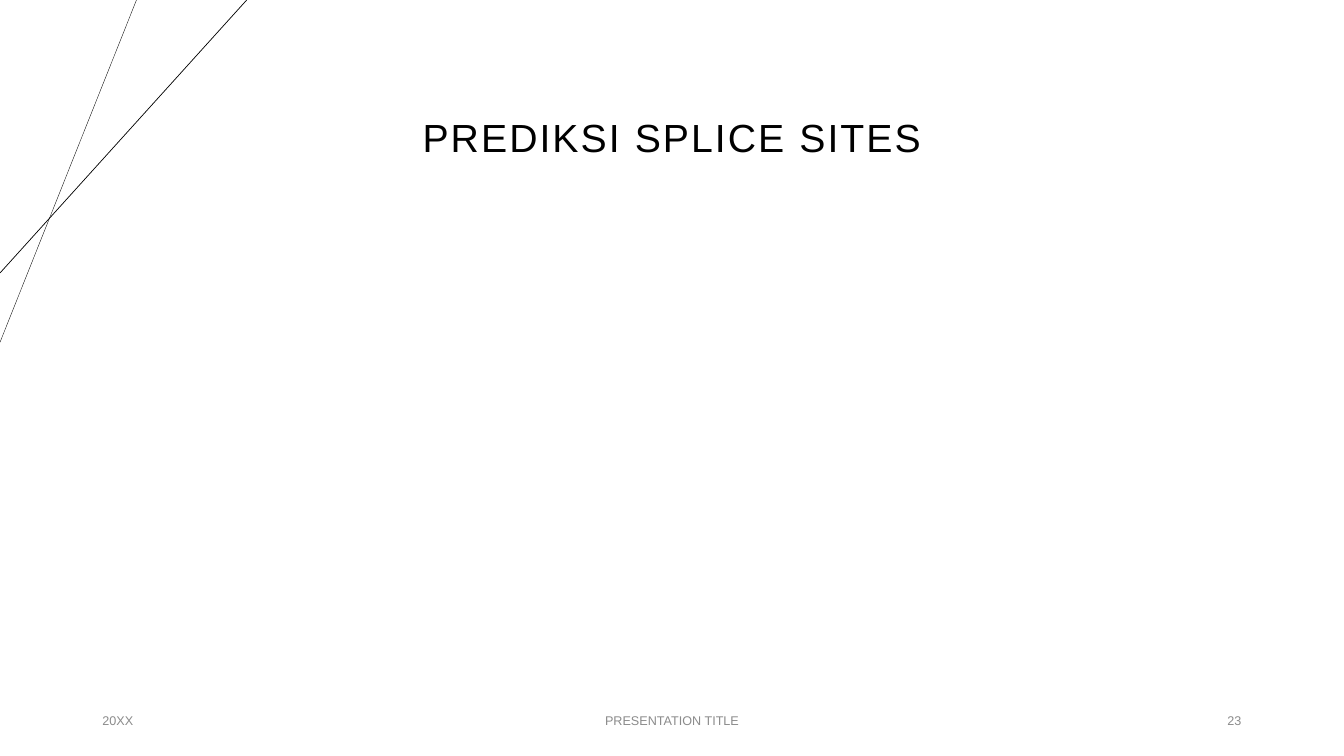
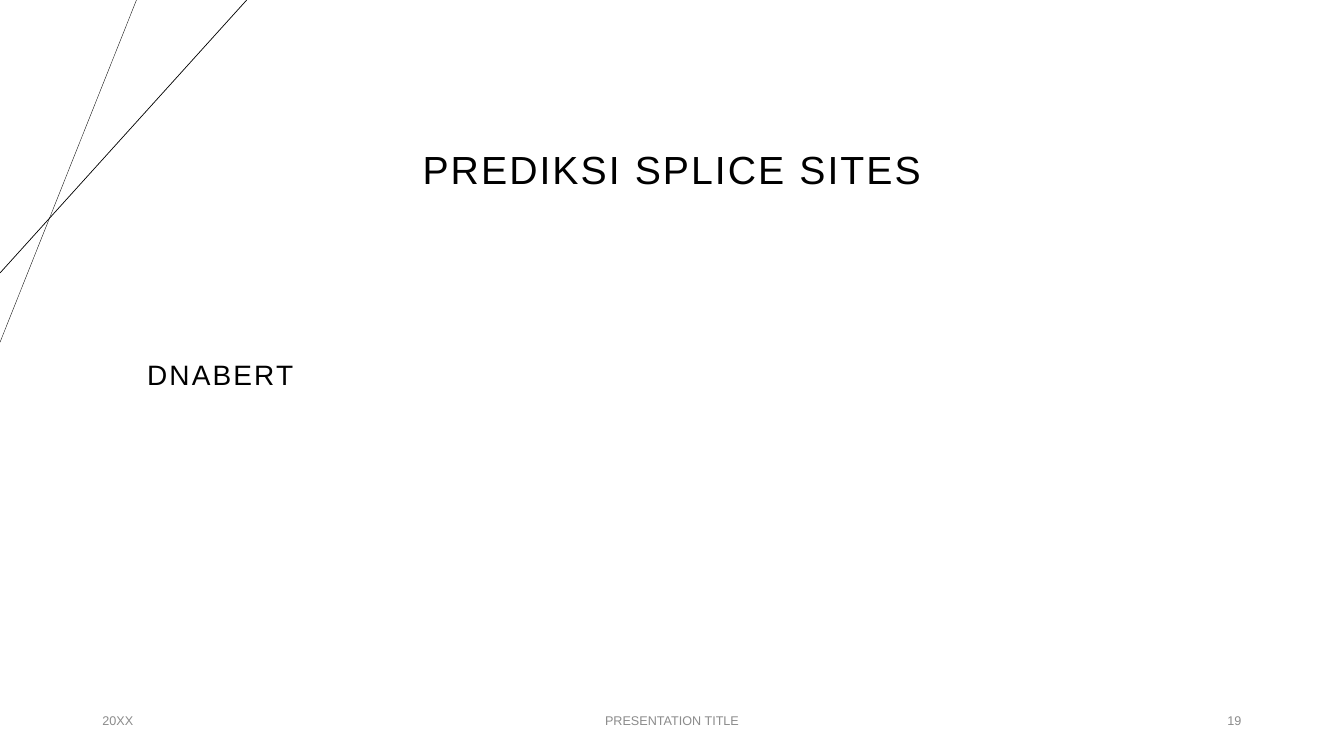
Before and after one commit to anwari32/IF5099-Metode-Penelitian, a slide deck: slide 19 of proposals/v2/Penerapan Multitask Learning dan BERT untuk Prediksi Splice.pptx (slide 23 before the commit). Drawn at 1344x756 pixels with LibreOffice and Linux fonts; fonts in the diff are those of the drawing. Boxes give left, top, right and bottom in pixels: in the first picture for what was removed or moved away, otherwise in the second. Text is boxed around its words. In the diff, an @@ line names an element or a change of style, - is before the commit and + after.

```diff
--- a/proposals/v2/Penerapan Multitask Learning dan BERT untuk Prediksi Splice.pptx
+++ b/proposals/v2/Penerapan Multitask Learning dan BERT untuk Prediksi Splice.pptx
@@ title "PREDIKSI SPLICE SITES" moved from (x1=423, y1=124, x2=920, y2=153) to (x1=423, y1=156, x2=920, y2=185) @@
@@ text added at (x1=147, y1=365, x2=293, y2=385), 20 pt, text #000000 @@
+DNABERT
@@ page number at (x1=1227, y1=716, x2=1241, y2=725): text changed @@
-23
+19
```
Also in this commit, not shown: 10 other slides changed, 16 slides added, 1 slide removed, 7 other files.
